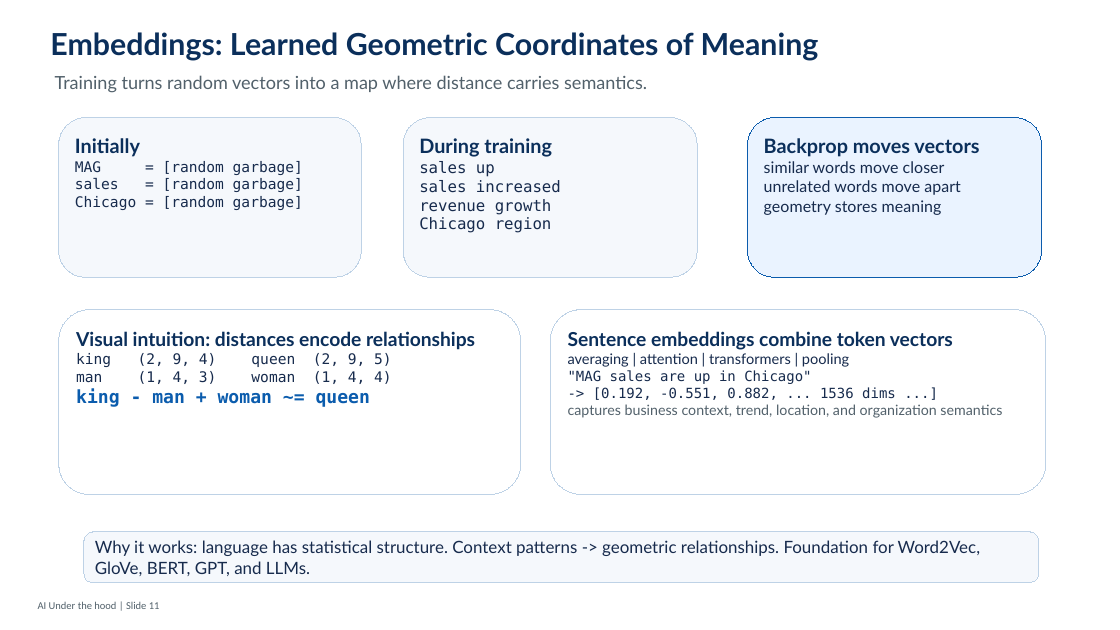
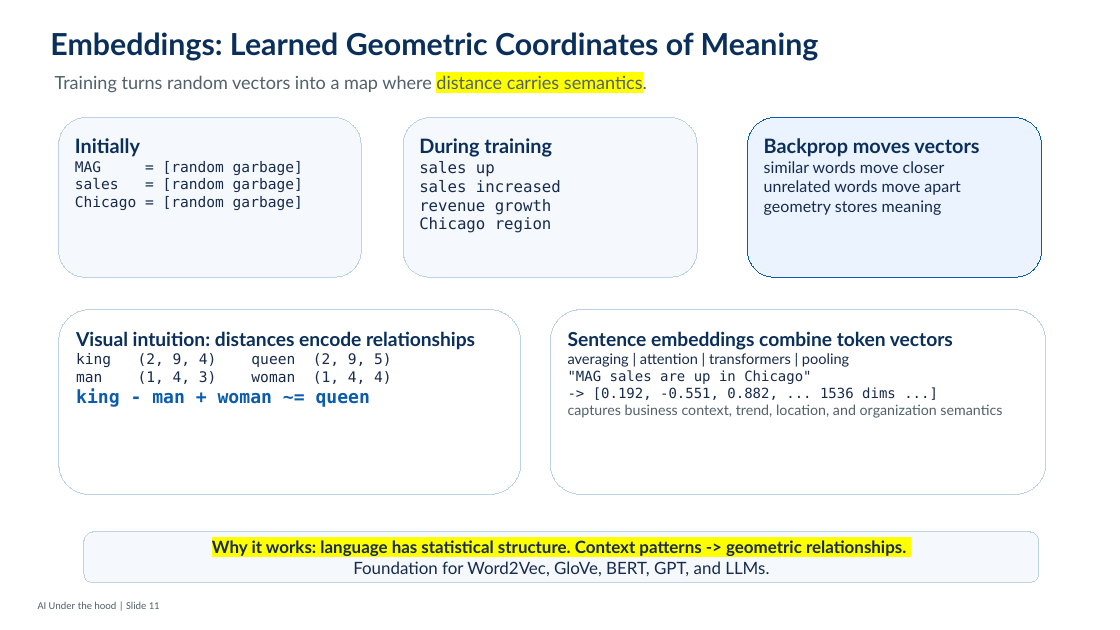
Before and after one commit to javaboy-vk/MAGPAI, a slide deck: slide 11 of pptx/Session_01_Tokens_v1.0.pptx. Drawn at 1120x630 pixels with LibreOffice and Linux fonts; fonts in the diff are those of the drawing. Boxes give left, top, right and bottom in pixels: in the first picture for what was removed or moved away, otherwise in the second. Text is boxed around its words. In the diff, an @@ line names an element or a change of style, - is before the commit and + after.

```diff
--- a/pptx/Session_01_Tokens_v1.0.pptx
+++ b/pptx/Session_01_Tokens_v1.0.pptx
@@ text "Training turns random vectors into ..." at bbox=[55, 74, 647, 94]: highlight none to #FFFF00 in "distance carries semantics." @@
@@ text in rounded rectangle at bbox=[212, 540, 906, 576]: text changed; bold on @@
-Why it works: language has statistical structure. Context patterns -> geometric relationships. Foundation for Word2Vec, GloVe, BERT, GPT, and LLMs.
+Why it works: language has statistical structure. Context patterns -> geometric relationships.
+Foundation for Word2Vec, GloVe, BERT, GPT, and LLMs.
```
Also in this commit, not shown: 5 other slides changed.
